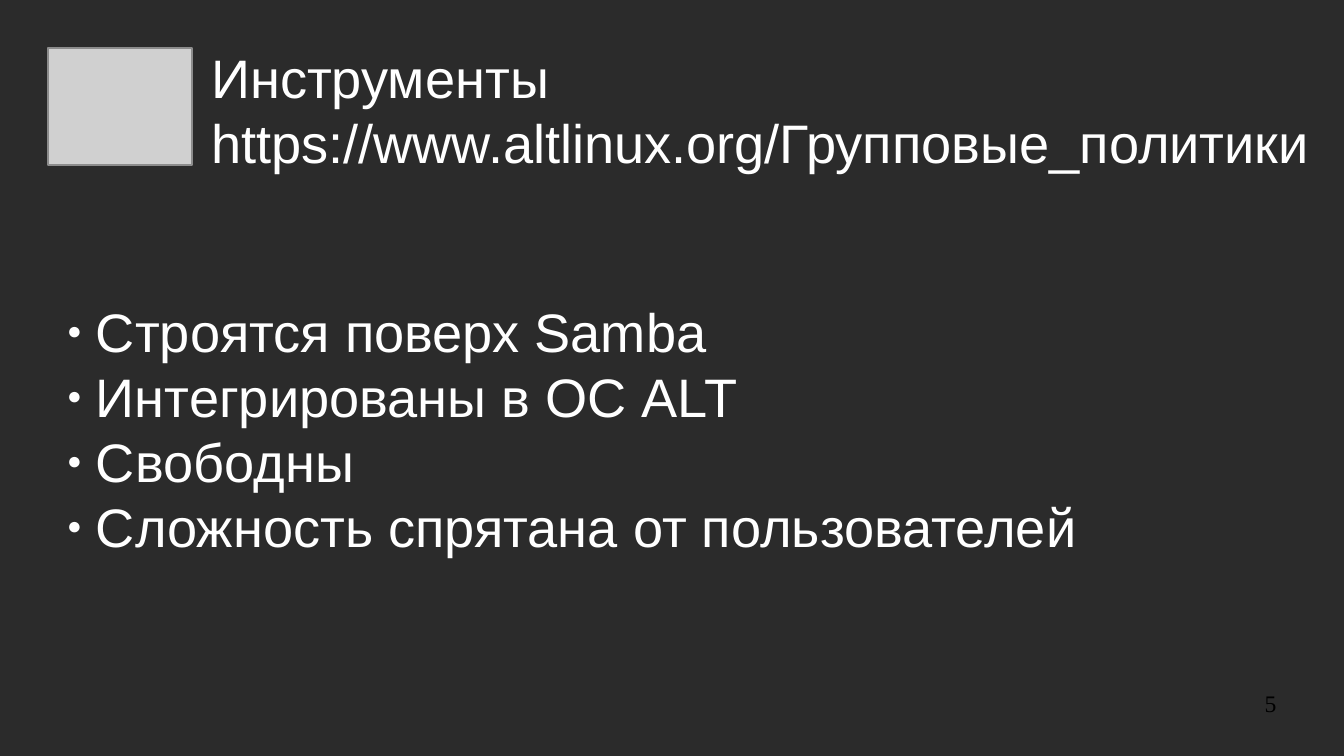
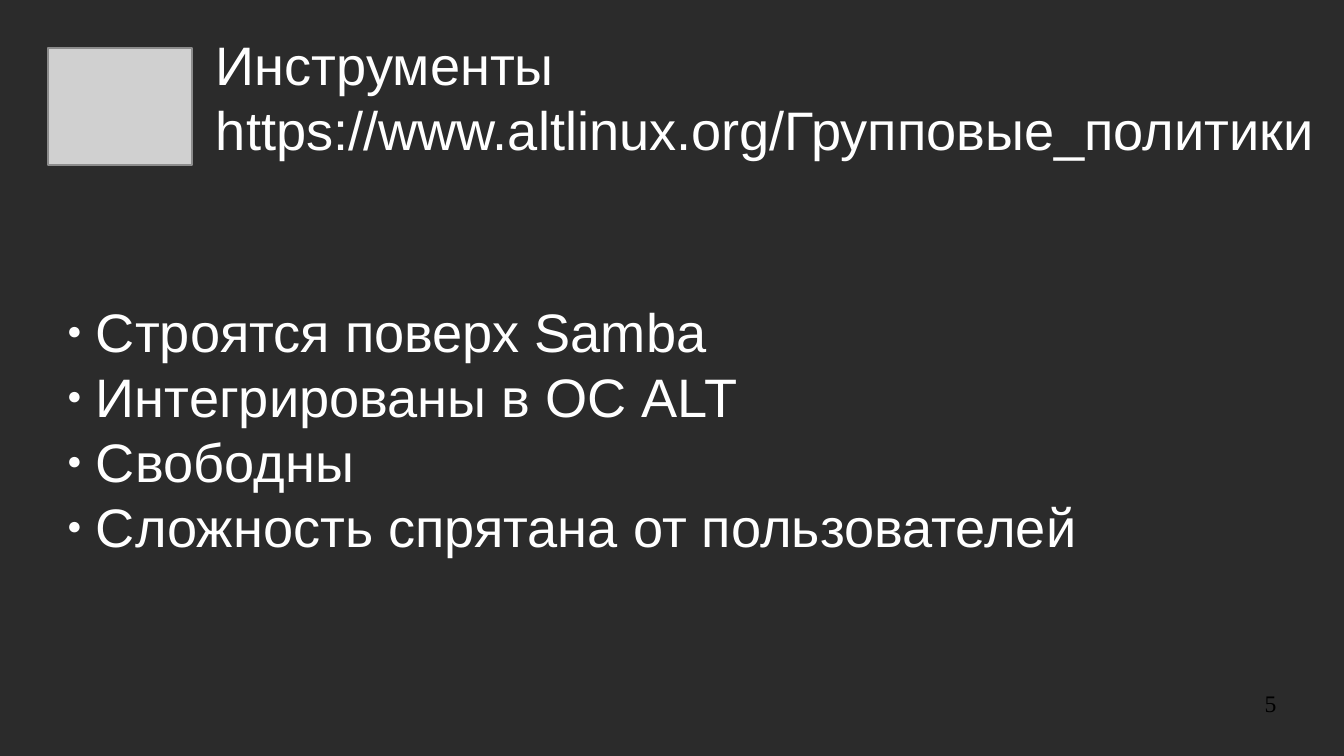
Before and after one commit to NIR-Ginko/presentations, a slide deck: slide 5 of 2020-11-05 Group Policies in ALT/abstract.odp. Drawn at 1344x756 pixels with LibreOffice and Linux fonts; fonts in the diff are those of the drawing; grey boxes stand for pictures; background and template pictures are left out; a plain dark background stands for a picture behind light text. Boxes give left, top, right and bottom in pixels: in the first picture for what was removed or moved away, otherwise in the second. Text is boxed around its words. In the diff, an @@ line names an element or a change of style, - is before the commit and + after.

```diff
--- a/2020-11-05 Group Policies in ALT/abstract.odp
+++ b/2020-11-05 Group Policies in ALT/abstract.odp
@@ title "Инструменты https://www.altlinux.org/Групповые_политики": place and size @@
-title "Инструменты https://www.altlinux.org/Групповые_политики" at <box>211,60,1309,173</box>
+title "Инструменты https://www.altlinux.org/Групповые_политики" at <box>216,47,1314,160</box>
```
Also in this commit, not shown: 4 other slides changed, 1 other file.
